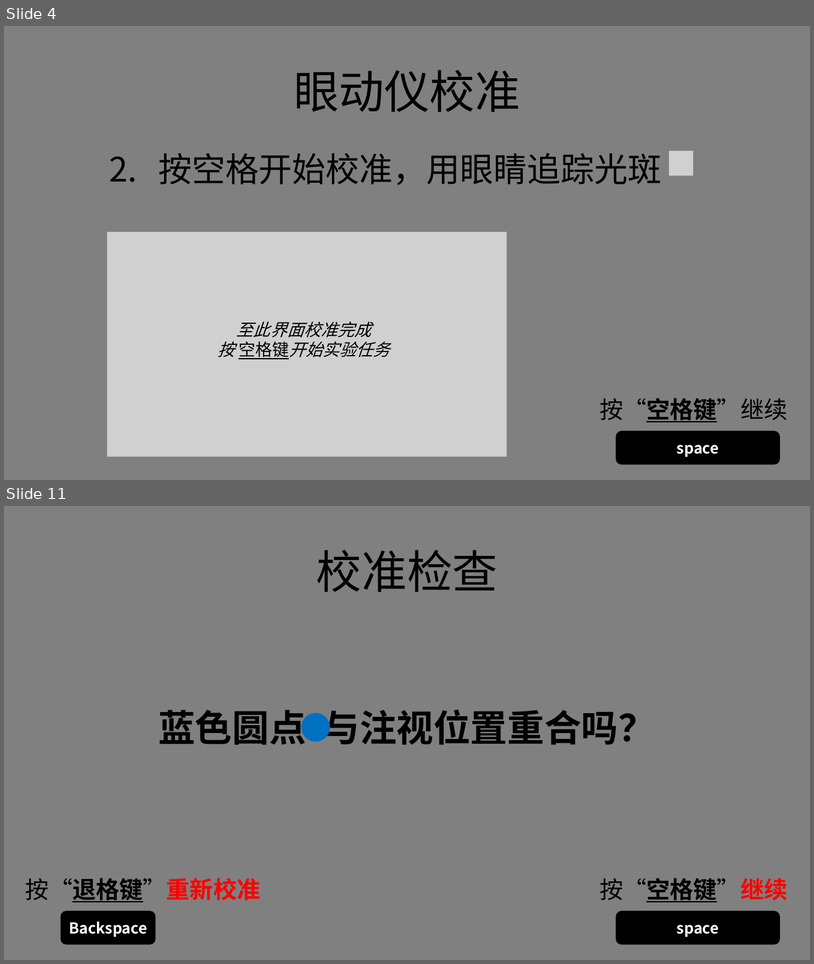
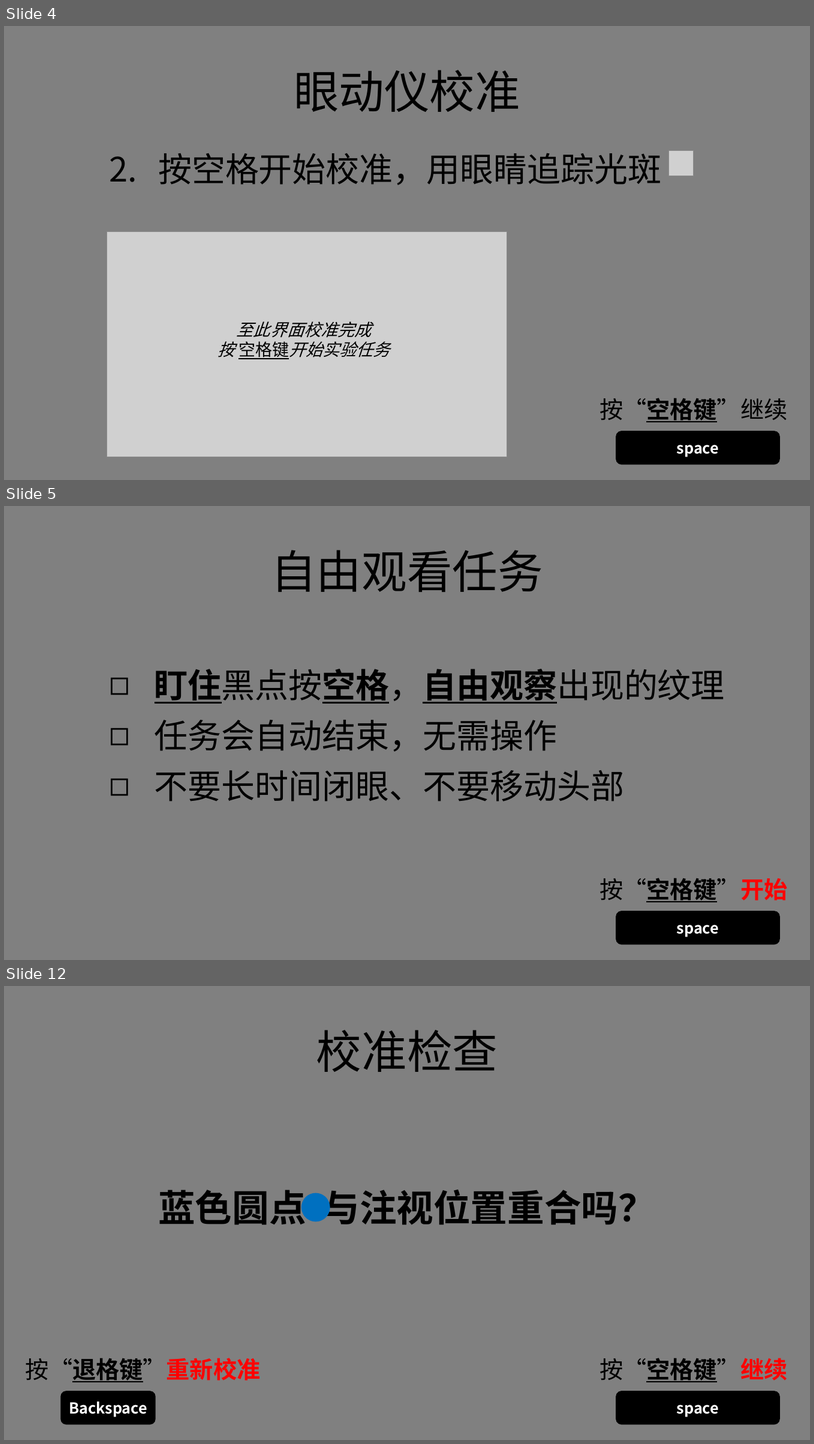
Before and after one commit to lyxose/FreeView, a slide deck: Instructions.pptx. Shown one above the other, each under a label of ours: slides 4 and 11 before the commit, slides 4, 5 and 12 after it; the slides between them are not shown. The pictures are 814x964 and 814x1444 pixels, drawn with LibreOffice and Linux fonts; fonts in the diff are those of the drawing; grey boxes stand for pictures. Boxes give left, top, right and bottom in pixels: in the first picture for what was removed or moved away, otherwise in the second. Text is boxed around its words. In the diff, an @@ line names an element or a change of style, - is before the commit and + after.

```diff
--- a/Instructions.pptx
+++ b/Instructions.pptx
@@ slide 5 added at (4, 506, 810, 960), background #808080 @@
@@ text added at (271, 550, 543, 592), 54 pt, text #000000 @@
+自由观看任务
@@ text added at (155, 669, 725, 801), 40 pt, text #000000 @@
+◻ 盯住黑点按空格，自由观察出现的纹理
+◻ 任务会自动结束，无需操作
+◻ 不要长时间闭眼、不要移动头部
@@ text added at (600, 877, 788, 902), 28 pt, text #000000, bold @@
+按“空格键”开始
@@ rounded rectangle added at (616, 911, 780, 945), fill #000000, 18 pt, text #FFFFFF, bold @@
+space
@@ what was slide 11 is now slide 12 @@
```
Also in this commit, not shown: 7 slides changed, 1 slide removed.
